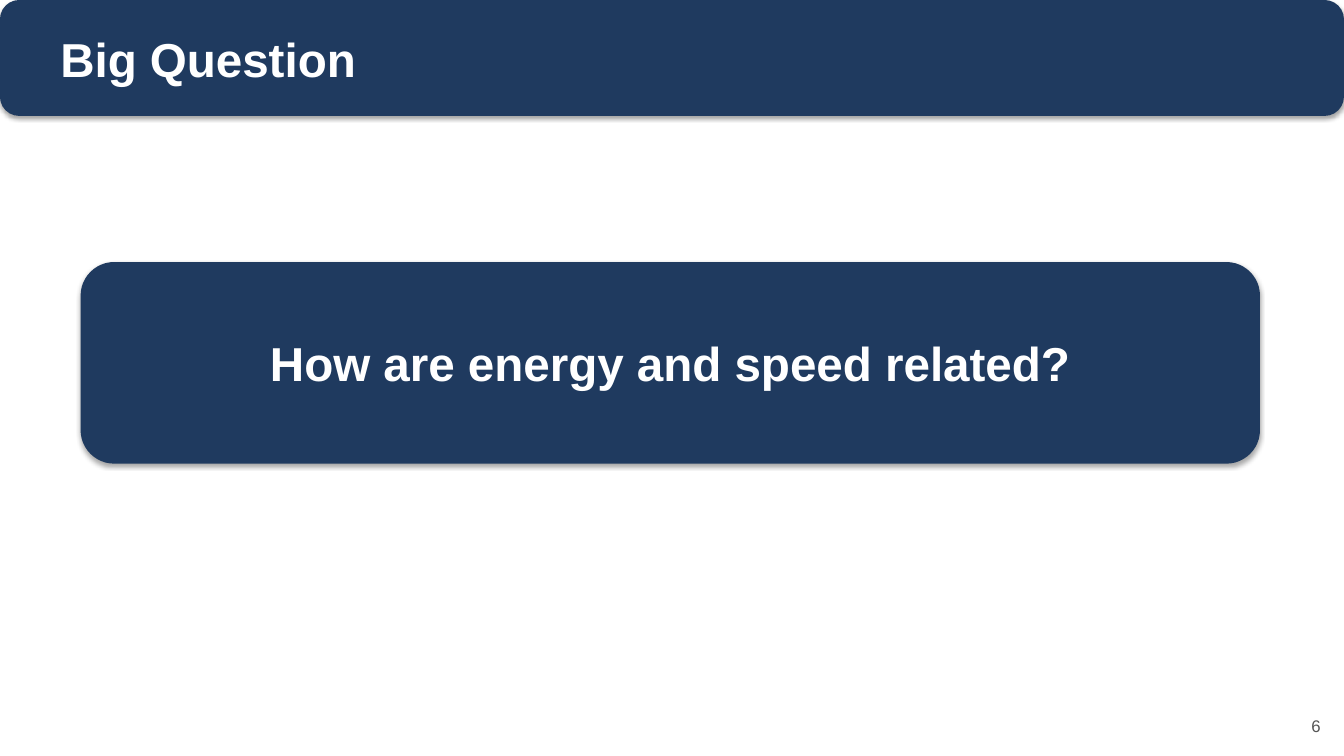
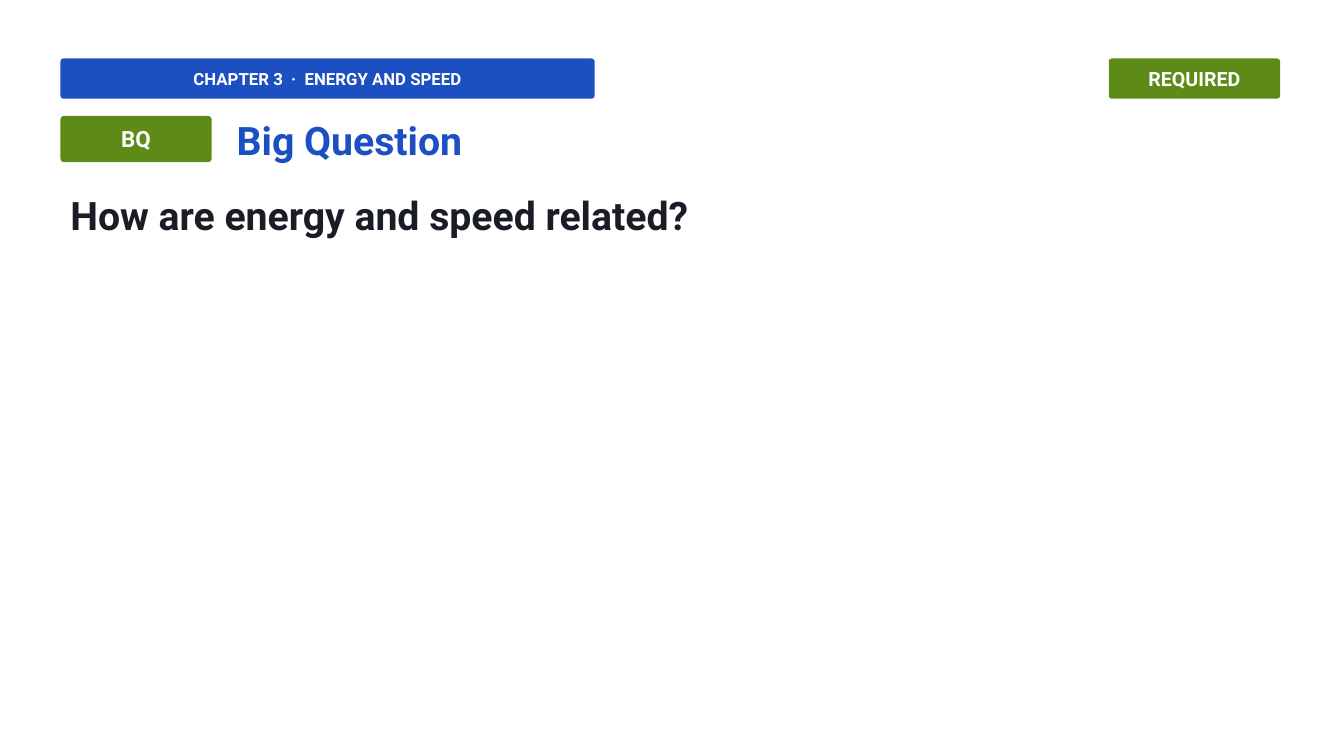
Before and after one commit to owenreagan-cyber/grade-4-energy-transfer-transformation, a slide deck: slide 22 of production/releases/chapter-03/03-ch3-energy-speed-slides.pptx (slide 6 before the commit). Drawn at 1344x756 pixels with LibreOffice and Linux fonts; fonts in the diff are those of the drawing. Boxes give left, top, right and bottom in pixels: in the first picture for what was removed or moved away, otherwise in the second. Text is boxed around its words. In the diff, an @@ line names an element or a change of style, - is before the commit and + after.

```diff
--- a/production/releases/chapter-03/03-ch3-energy-speed-slides.pptx
+++ b/production/releases/chapter-03/03-ch3-energy-speed-slides.pptx
@@ rounded rectangle removed at (x1=0, y1=0, x2=1344, y2=116) @@
@@ rounded rectangle added at (x1=60, y1=58, x2=595, y2=99), fill #1B4FC2, 12 pt, text #FFFFFF, bold @@
+CHAPTER 3 · ENERGY AND SPEED
@@ rounded rectangle added at (x1=1109, y1=58, x2=1280, y2=99), fill #5E8A18, 14 pt, text #FFFFFF, bold @@
+REQUIRED
@@ rounded rectangle added at (x1=60, y1=116, x2=212, y2=162), fill #5E8A18, 16 pt, text #FFFFFF, bold @@
+BQ
@@ text "Big Question" moved from (x1=60, y1=42, x2=356, y2=87) to (x1=237, y1=126, x2=462, y2=163) @@
@@ text "Big Question" at (x1=237, y1=126, x2=462, y2=163): size 34 to 28 pt, font Arial to Roboto, text colour #FFFFFF to #1B4FC2; more space between paragraphs; vertical alignment middle to top @@
@@ text "How are energy and speed ..." moved from (x1=81, y1=262, x2=1260, y2=464) to (x1=70, y1=200, x2=688, y2=239) @@
@@ text "How are energy and speed ..." at (x1=70, y1=200, x2=688, y2=239): size 34 to 28 pt, font Arial to Roboto, text colour #FFFFFF to #1A1D26; alignment centre to left; more space between paragraphs; vertical alignment middle to top; fill #1F3A5F to none; shadow off @@
@@ text removed at (x1=1311, y1=720, x2=1320, y2=732) @@
-6
```
Also in this commit, not shown: 1 other slide changed, 39 slides added, 26 slides removed, 6 other files.
